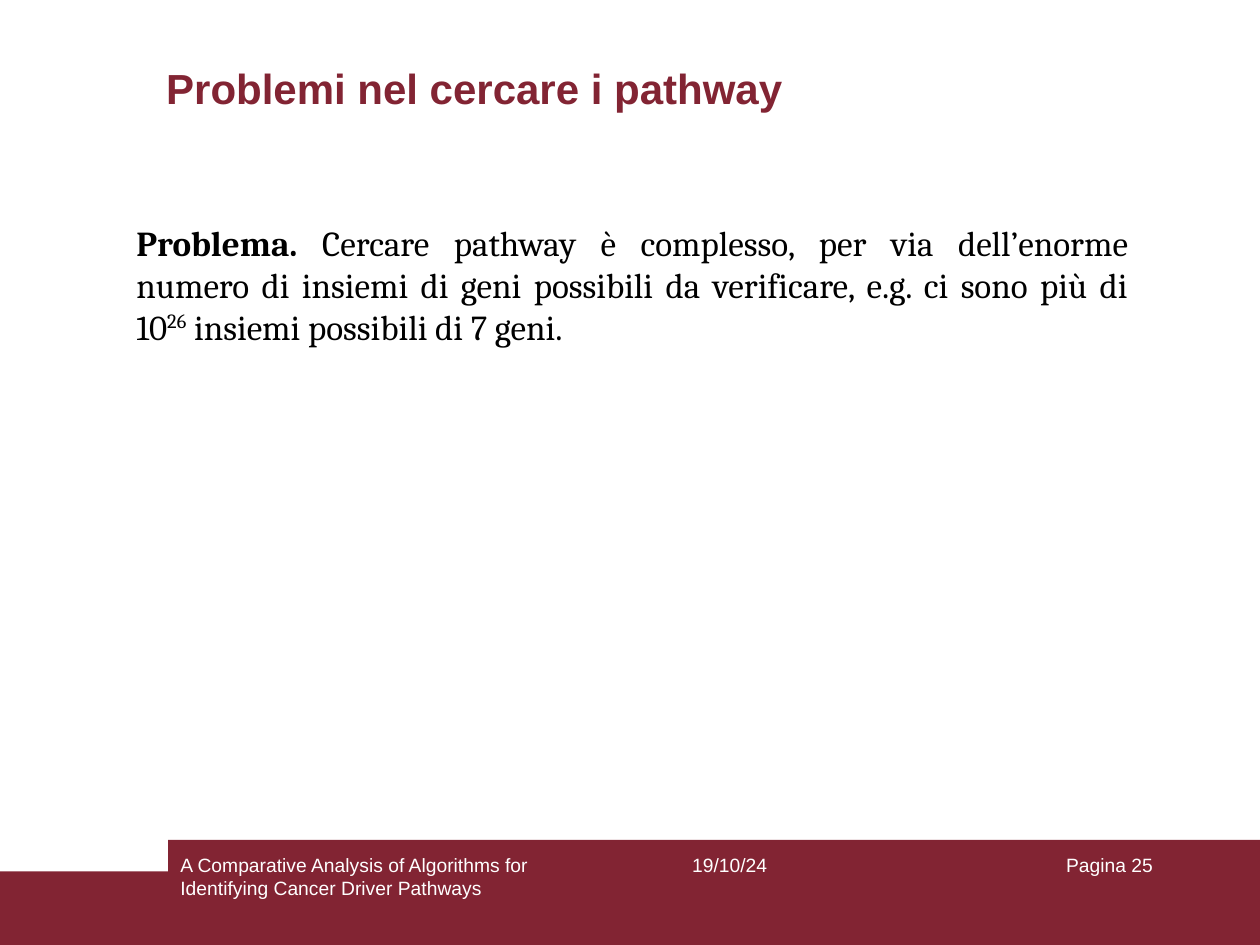
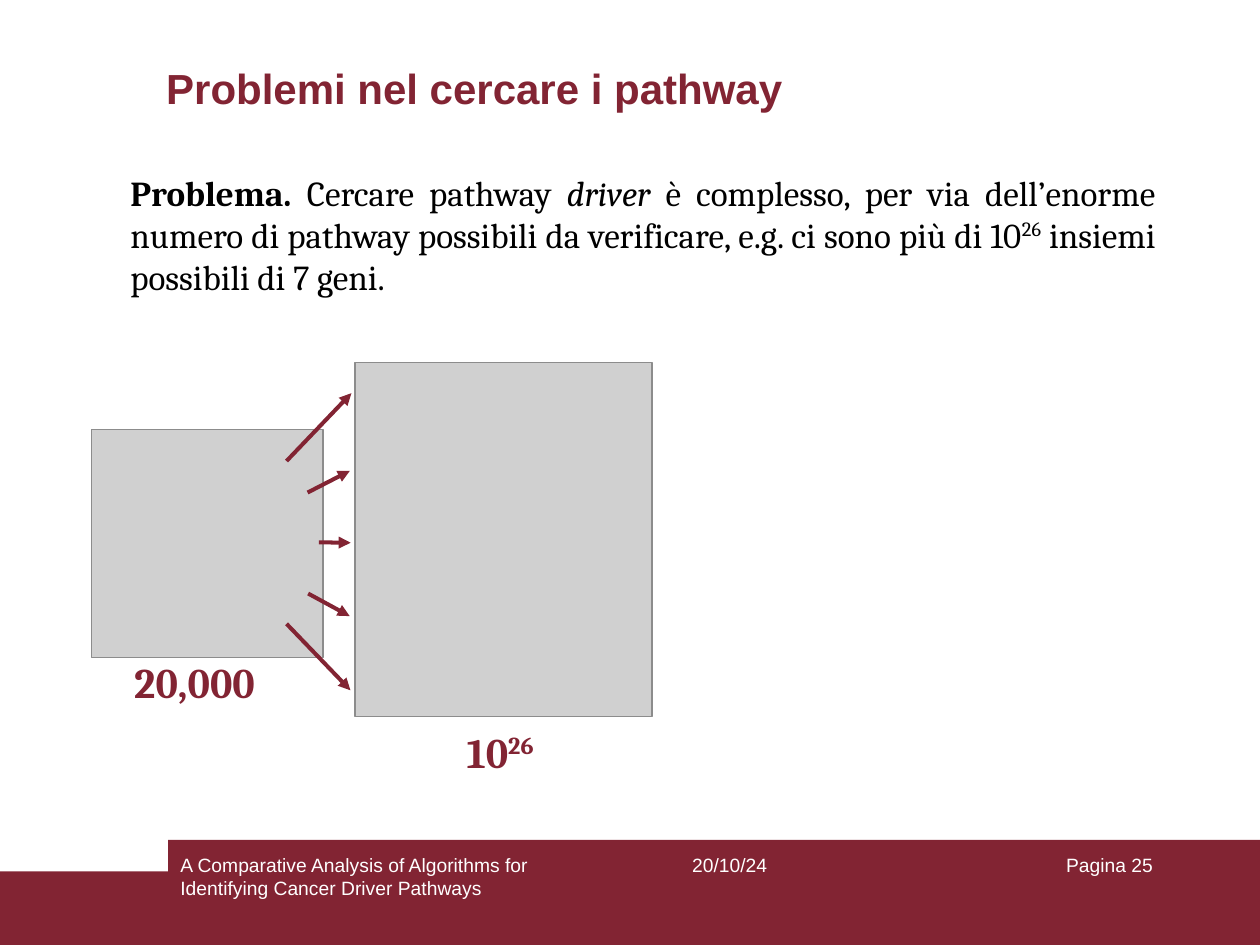
Before and after one commit to aflaag/bsc-thesis, a slide deck: slide 25 of presentation/slides.odp. Drawn at 1260x945 pixels with LibreOffice and Linux fonts; fonts in the diff are those of the drawing; grey boxes stand for pictures. Boxes give left, top, right and bottom in pixels: in the first picture for what was removed or moved away, otherwise in the second. Text is boxed around its words. In the diff, an @@ line names an element or a change of style, - is before the commit and + after.

```diff
--- a/presentation/slides.odp
+++ b/presentation/slides.odp
@@ text at [130,181,1155,298]: text changed @@
-Problema. Cercare pathway è complesso, per via dell’enorme numero di insiemi di geni possibili da verificare, e.g. ci sono più di 1026 insiemi possibili di 7 geni.
+Problema. Cercare pathway driver è complesso, per via dell’enorme numero di pathway possibili da verificare, e.g. ci sono più di 1026 insiemi possibili di 7 geni.
@@ picture added at [355,363,653,717] @@
@@ arrow added from (286, 461) to (352, 393), #822433 2.3 pt @@
@@ picture added at [92,430,323,658] @@
@@ arrow added from (307, 493) to (350, 471), #822433 2.3 pt @@
@@ arrow added from (319, 542) to (350, 543), #822433 2.3 pt @@
@@ arrow added from (309, 593) to (350, 616), #822433 2.3 pt @@
@@ arrow added from (286, 624) to (350, 690), #822433 2.3 pt @@
@@ title added at [134,669,255,704], 24 pt, text #822433, bold @@
+20,000
@@ title added at [454,719,556,789], 24 pt, text #822433, bold @@
+1026
@@ text at [692,858,767,873]: text changed @@
-19/10/24
+20/10/24
```
Also in this commit, not shown: 76 other slides changed, 2 other files.
